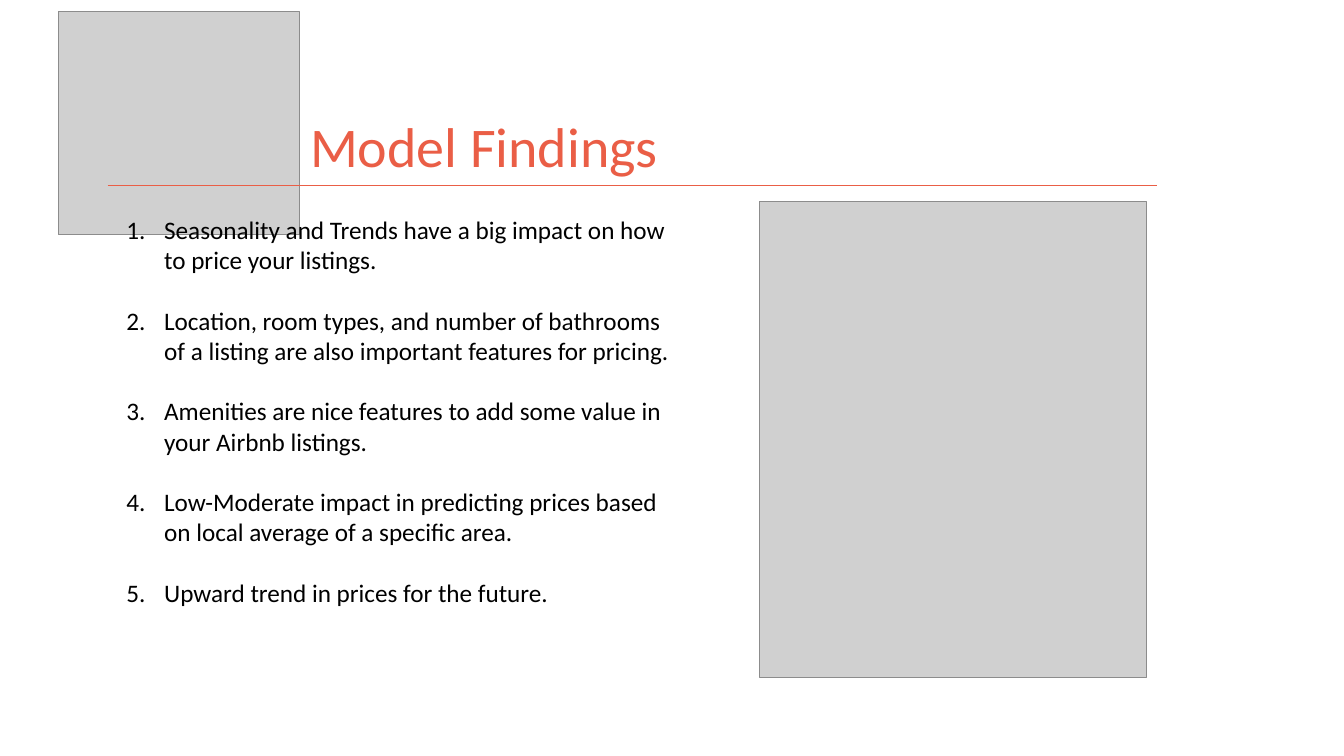
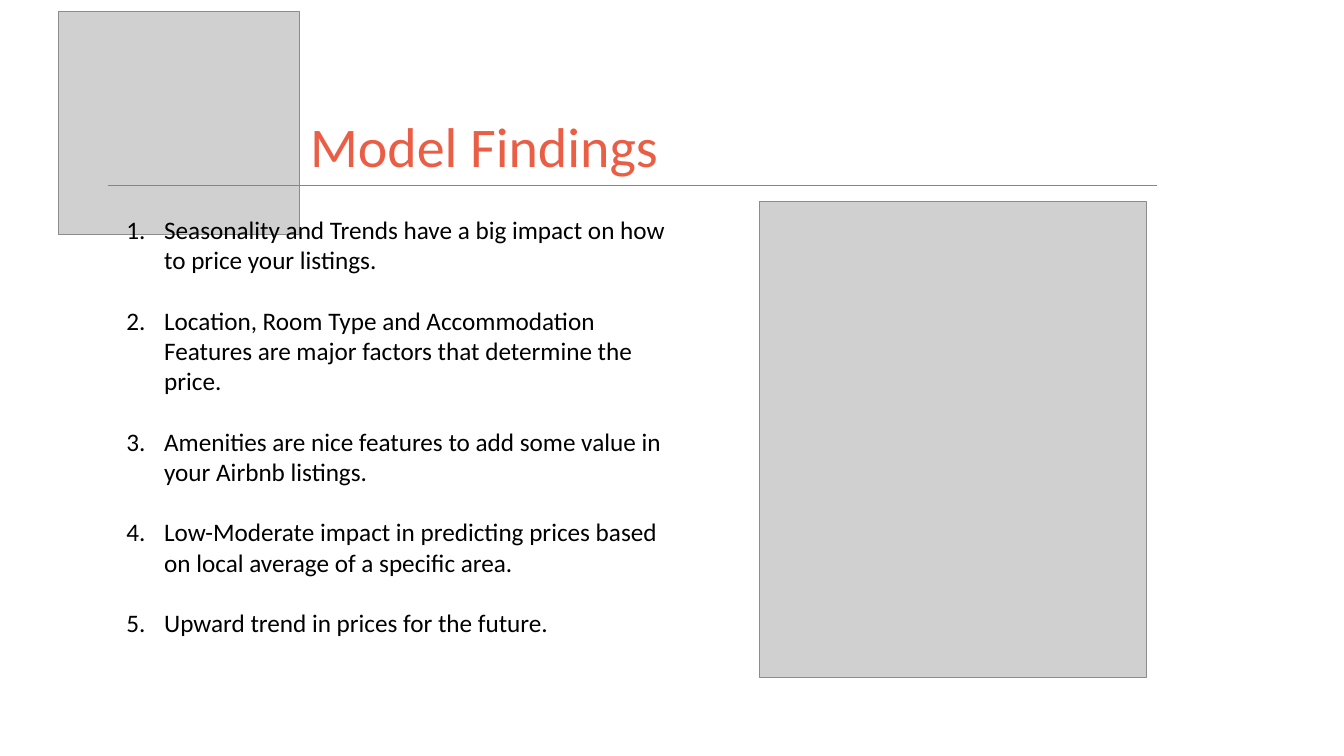
Before and after one commit to kman4/AirbnbPredictions, a slide deck: slide 8 of Airbnb Price Predictions (Model).pptx. Drawn at 1344x756 pixels with LibreOffice and Linux fonts; fonts in the diff are those of the drawing; grey boxes stand for pictures. Boxes give left, top, right and bottom in pixels: in the first picture for what was removed or moved away, otherwise in the second. Text is boxed around its words. In the diff, an @@ line names an element or a change of style, - is before the commit and + after.

Commit message:
update powerpoint

```diff
--- a/Airbnb Price Predictions (Model).pptx
+++ b/Airbnb Price Predictions (Model).pptx
@@ text at (164, 312, 632, 394): text changed @@
-2. Location, room types, and number of bathrooms of a listing are also important features for pricing.
+2. Location, Room Type and Accommodation Features are major factors that determine the price.
```
